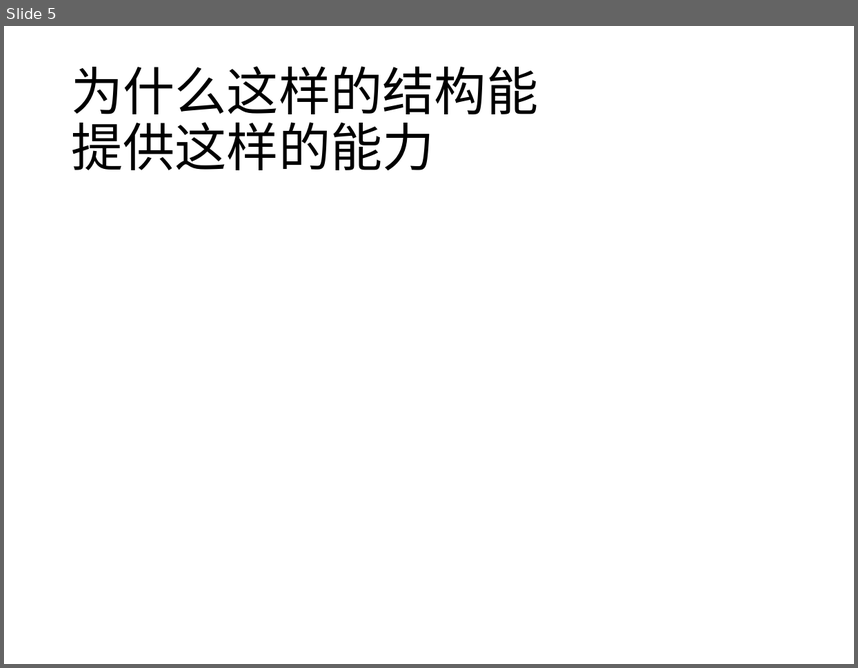
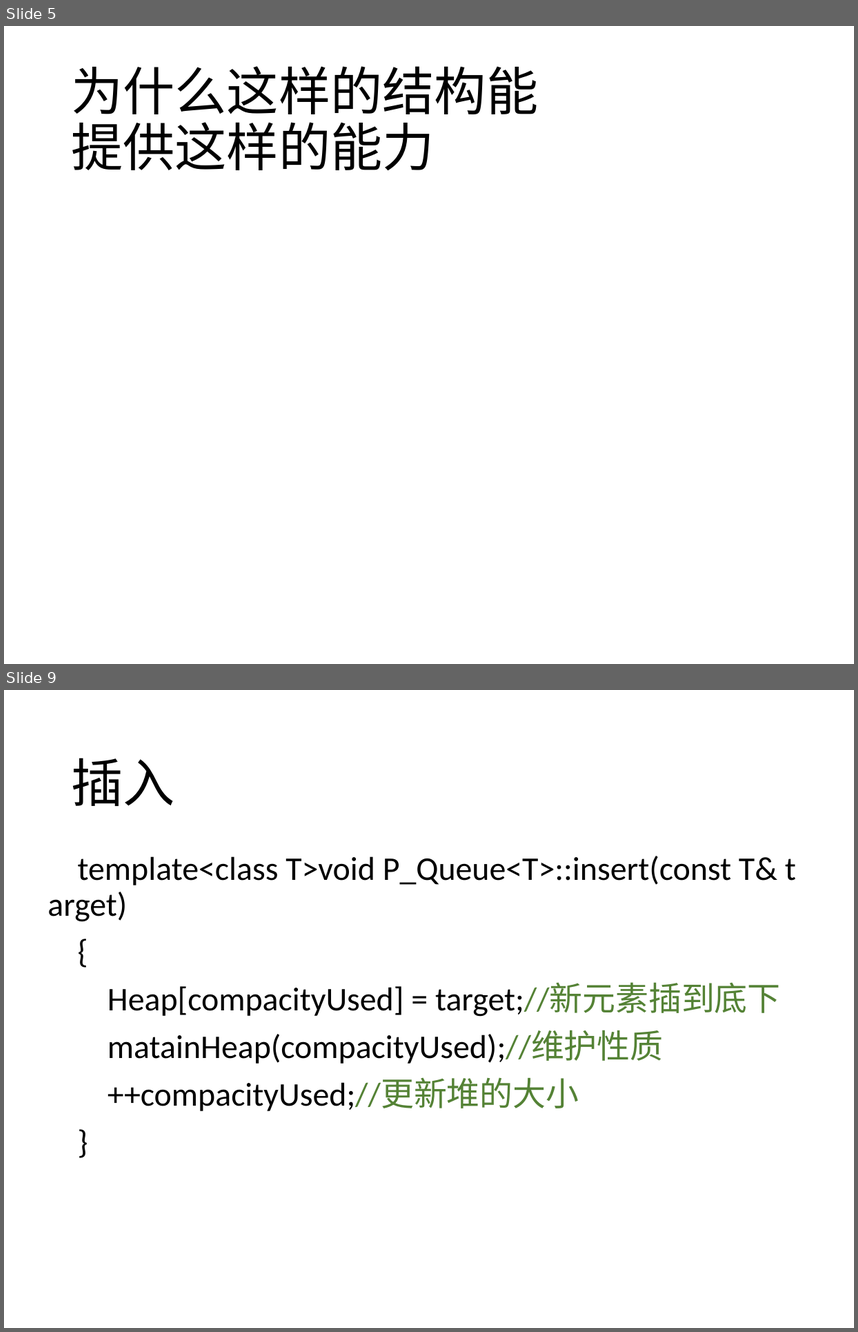
Before and after one commit to A0nameless0man/Pile, a slide deck: Algorithms/Data_Structure/HeapBasedPriorityQueue/Heap.pptx. Shown one above the other, each under a label of ours: slide 5 before the commit, slides 5 and 9 after it; the slides between them are not shown. The pictures are 858x668 and 858x1332 pixels, drawn with LibreOffice and Linux fonts; fonts in the diff are those of the drawing; grey boxes stand for pictures. Boxes give left, top, right and bottom in pixels: in the first picture for what was removed or moved away, otherwise in the second. Text is boxed around its words. In the diff, an @@ line names an element or a change of style, - is before the commit and + after.

```diff
--- a/Algorithms/Data_Structure/HeapBasedPriorityQueue/Heap.pptx
+++ b/Algorithms/Data_Structure/HeapBasedPriorityQueue/Heap.pptx
@@ slide 9 added at (x1=4, y1=690, x2=854, y2=1328), background #FFFFFF @@
@@ title added at (x1=71, y1=758, x2=175, y2=806), 44 pt, text #000000 @@
+插入
@@ text added at (x1=78, y1=856, x2=781, y2=1111), 28 pt, text #000000 @@
+template<class T>void P_Queue<T>::insert(const T& target)
+{
+Heap[compacityUsed] = target;//新元素插到底下
+matainHeap(compacityUsed);//维护性质
+++compacityUsed;//更新堆的大小
+}
```
Also in this commit, not shown: 5 other slides added, 1 other file.
